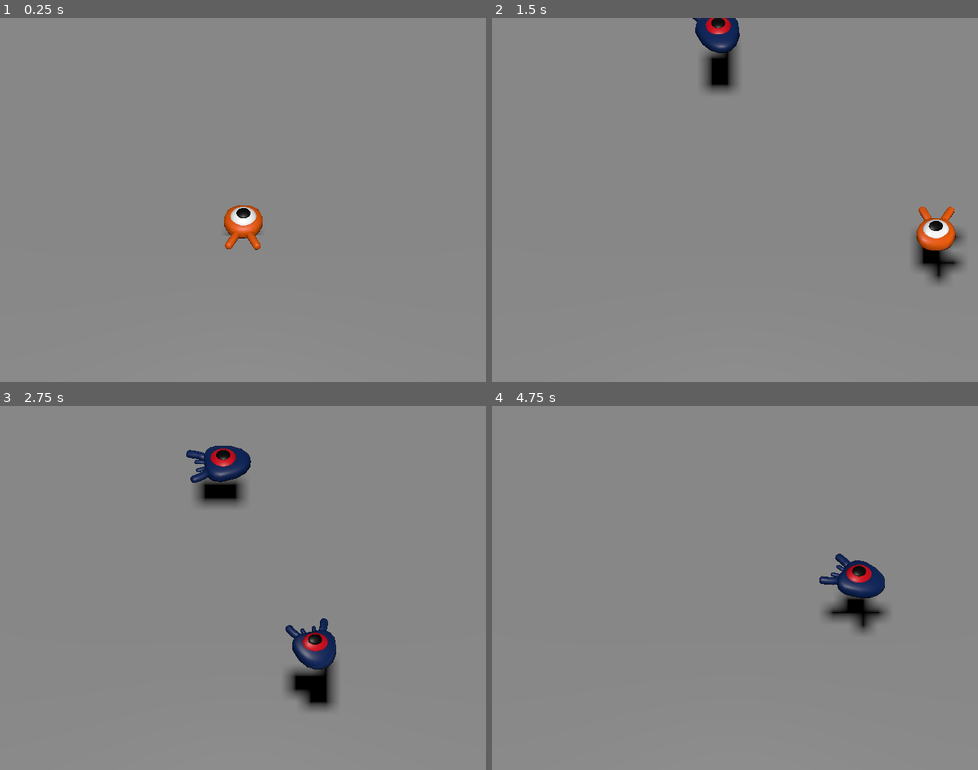
Above: before the commit, frames 1-4 (two rows, left to right).
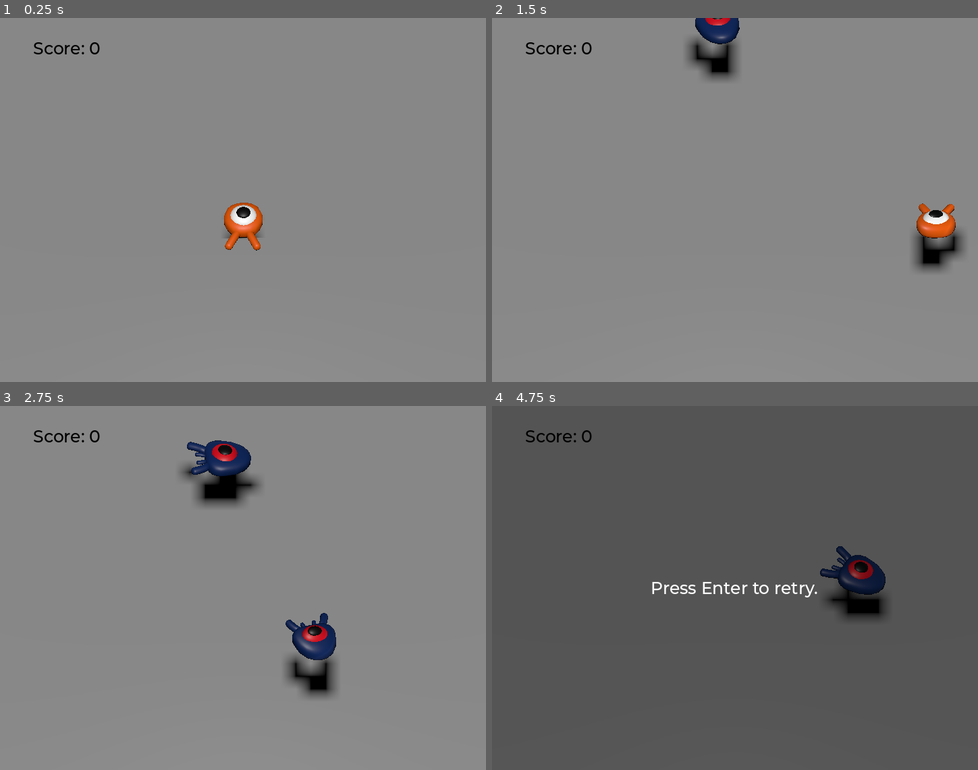
Above: after the commit, the same moments.

Repository: watahikiyoshihiro/squash_the_creeps
Game: Godot game, scene res://main.tscn
The game is run twice, just before and just after one commit, with the same random seed, the same clock (stepped at 60 frames per second) and the same inputs.
Inputs:
- Up to frame 1 (0.25 s): no input
- Up to frame 2 (1.5 s): tap Enter (ui_accept) at 0.5 s; hold Right (move_right) 0.53-1.28 s; hold Enter (ui_accept) 0.53-1.28 s; tap Space (jump) at 0.77, 0.8, 1.07, 1.35 s; hold Down (move_back) from 1.28 s (still down)
- Up to frame 3 (2.75 s): tap Space (jump) at 1.52, 1.82, 2.3 s; tap Enter (ui_accept) at 1.55 s; release Down (move_back) at 2.03 s; hold Right (move_right) from 2.03 s (still down); hold Enter (ui_accept) from 2.03 s (still down)
- Up to frame 4 (4.75 s): release Right (move_right) at 2.78 s; release Enter (ui_accept) at 2.78 s; hold Up (move_forward) 2.78-3.53 s; tap Enter (ui_accept) at 2.85, 4.35 s; tap Space (jump) at 3.02, 3.32, 3.6, 3.77, 4.07, 4.52 s; hold Left (move_left) from 3.53 s (still down)

The runs differ from the first frame. In frame 1, 0.3% of the frame differs, in the area x 6-55%, y 6-64%; in frame 2, 2.5%; in frame 3, 2.8%; in frame 4, 99%, in the area x 0-100%, y 0-100%.

Commit message:
Character animation

Diff:
--- a/Mob.gd
+++ b/Mob.gd
@@ -23,6 +23,7 @@
 	# so that it doesn't move directly towards the player.
 	rotate_y(randf_range(-PI / 4, PI / 4))
 
+
 # We calculate a random speed (integer)
 	var random_speed = randi_range(min_speed, max_speed)
 	# We calculate a forward velocity that represents the speed.
@@ -30,6 +31,7 @@
 	# We then rotate the velocity vector based on the mob's Y rotation
 	# in order to move in the direction the mob is looking.
 	velocity = velocity.rotated(Vector3.UP, rotation.y)
+	$AnimationPlayer.speed_scale = random_speed / min_speed
 
 
 
--- /dev/null
+++ b/ScoreLabel.gd
@@ -0,0 +1,7 @@
+extends Label
+
+var score = 0
+
+func _on_mob_squashed():
+	score += 1
+	text = "Score: %s" % score
--- a/main.gd
+++ b/main.gd
@@ -18,8 +18,18 @@
 	# Spawn the mob by adding it to the Main scene.
 	add_child(mob)
 
-
+	# We connect the mob to the score label to update the score upon squashing one.
+	mob.squashed.connect($UserInterface/ScoreLabel._on_mob_squashed.bind())
 
 
 func _on_player_hit():
 	$MobTimer.stop()
+	$UserInterface/Retry.show()
+
+func _ready():
+	$UserInterface/Retry.hide()
+
+func _unhandled_input(event):
+	if event.is_action_pressed("ui_accept") and $UserInterface/Retry.visible:
+		# This restarts the current scene.
+		get_tree().reload_current_scene()
--- a/main.tscn
+++ b/main.tscn
@@ -1,8 +1,10 @@
-[gd_scene load_steps=9 format=3 uid="uid://rccvsba7ibcn"]
+[gd_scene load_steps=12 format=3 uid="uid://rccvsba7ibcn"]
 
 [ext_resource type="PackedScene" uid="uid://bwa1uxfh5fi6" path="res://player.tscn" id="1_4al2e"]
 [ext_resource type="Script" path="res://main.gd" id="1_l5hed"]
 [ext_resource type="PackedScene" uid="uid://08vpuu46ny0p" path="res://mob.tscn" id="2_21cq2"]
+[ext_resource type="FontFile" uid="uid://bk71prpb4py7e" path="res://fonts/Montserrat-Medium.ttf" id="4_73st5"]
+[ext_resource type="Script" path="res://ScoreLabel.gd" id="5_aw4w5"]
 
 [sub_resource type="BoxShape3D" id="BoxShape3D_xfo3d"]
 size = Vector3(60, 2, 60)
@@ -22,6 +24,10 @@
 "tilts": PackedFloat32Array(0, 0, 0, 0, 0)
 }
 point_count = 5
+
+[sub_resource type="Theme" id="Theme_nmqrn"]
+default_font = ExtResource("4_73st5")
+default_font_size = 25
 
 [node name="Main" type="Node"]
 script = ExtResource("1_l5hed")
@@ -81,5 +87,48 @@
 wait_time = 0.5
 autostart = true
 
+[node name="UserInterface" type="Control" parent="."]
+layout_mode = 3
+anchors_preset = 15
+anchor_right = 1.0
+anchor_bottom = 1.0
+grow_horizontal = 2
+grow_vertical = 2
+theme = SubResource("Theme_nmqrn")
+
+[node name="ScoreLabel" type="Label" parent="UserInterface"]
+layout_mode = 0
+offset_left = 49.0
+offset_top = 29.0
+offset_right = 110.0
+offset_bottom = 52.0
+theme_override_colors/font_color = Color(0, 0, 0, 1)
+text = "Score: 0"
+script = ExtResource("5_aw4w5")
+
+[node name="Retry" type="ColorRect" parent="UserInterface"]
+layout_mode = 1
+anchors_preset = 15
+anchor_right = 1.0
+anchor_bottom = 1.0
+grow_horizontal = 2
+grow_vertical = 2
+color = Color(0, 0, 0, 0.376471)
+
+[node name="Label" type="Label" parent="UserInterface/Retry"]
+layout_mode = 1
+anchors_preset = 8
+anchor_left = 0.5
+anchor_top = 0.5
+anchor_right = 0.5
+anchor_bottom = 0.5
+offset_left = -125.0
+offset_top = -16.0
+offset_right = 125.0
+offset_bottom = 16.0
+grow_horizontal = 2
+grow_vertical = 2
+text = "Press Enter to retry."
+
 [connection signal="hit" from="Player" to="." method="_on_player_hit"]
 [connection signal="timeout" from="MobTimer" to="." method="_on_timer_timeout"]
--- a/mob.tscn
+++ b/mob.tscn
@@ -1,10 +1,45 @@
-[gd_scene load_steps=4 format=3 uid="uid://08vpuu46ny0p"]
+[gd_scene load_steps=6 format=3 uid="uid://08vpuu46ny0p"]
 
 [ext_resource type="Script" path="res://Mob.gd" id="1_r80ef"]
 [ext_resource type="PackedScene" uid="uid://du8a5lf82tgnj" path="res://art/mob.glb" id="2_84lim"]
 
 [sub_resource type="BoxShape3D" id="BoxShape3D_yvi58"]
 size = Vector3(2, 2, 2)
+
+[sub_resource type="Animation" id="Animation_mvvdj"]
+resource_name = "float"
+length = 1.2
+loop_mode = 1
+step = 0.1
+tracks/0/type = "value"
+tracks/0/imported = false
+tracks/0/enabled = true
+tracks/0/path = NodePath("Pivot/Character:position")
+tracks/0/interp = 1
+tracks/0/loop_wrap = true
+tracks/0/keys = {
+"times": PackedFloat32Array(0.3, 0.7, 1.2),
+"transitions": PackedFloat32Array(0.406127, 0.406126, 2.14355),
+"update": 0,
+"values": [Vector3(0, 0, 0), Vector3(0, 0.65, 0), Vector3(0, 0.35, 0)]
+}
+tracks/1/type = "value"
+tracks/1/imported = false
+tracks/1/enabled = true
+tracks/1/path = NodePath("Pivot/Character:rotation")
+tracks/1/interp = 1
+tracks/1/loop_wrap = true
+tracks/1/keys = {
+"times": PackedFloat32Array(0.1, 0.5, 1.2),
+"transitions": PackedFloat32Array(0.406127, 0.406126, 2.14355),
+"update": 0,
+"values": [Vector3(0, 0, 0), Vector3(0.139626, 0, 0), Vector3(-0.15708, 0, 0)]
+}
+
+[sub_resource type="AnimationLibrary" id="AnimationLibrary_n1csm"]
+_data = {
+"float": SubResource("Animation_mvvdj")
+}
 
 [node name="Mob" type="CharacterBody3D" groups=["mob"]]
 collision_layer = 2
@@ -13,7 +48,8 @@
 
 [node name="Pivot" type="Node3D" parent="."]
 
-[node name="mob" parent="Pivot" instance=ExtResource("2_84lim")]
+[node name="Character" parent="Pivot" instance=ExtResource("2_84lim")]
+transform = Transform3D(1, 0, 0, 0, 0.987688, 0.156434, 0, -0.156434, 0.987688, 0, 0.35, 0)
 
 [node name="CollisionShape3D" type="CollisionShape3D" parent="."]
 shape = SubResource("BoxShape3D_yvi58")
@@ -21,4 +57,10 @@
 [node name="VisibleOnScreenNotifier3D" type="VisibleOnScreenNotifier3D" parent="."]
 aabb = AABB(-1.23379, -1, -1.8753, 2.46757, 2, 3.75059)
 
+[node name="AnimationPlayer" type="AnimationPlayer" parent="."]
+libraries = {
+"": SubResource("AnimationLibrary_n1csm")
+}
+autoplay = "float"
+
 [connection signal="screen_exited" from="VisibleOnScreenNotifier3D" to="." method="_on_visible_on_screen_notifier_3d_screen_exited"]
--- /dev/null
+++ b/music_player.tscn
@@ -0,0 +1,7 @@
+[gd_scene load_steps=2 format=3 uid="uid://b8ptlu48d08of"]
+
+[ext_resource type="AudioStream" uid="uid://cn6ii5yb3kbuv" path="res://art/20240817.ogg" id="1_i1vaf"]
+
+[node name="MusicPlayer" type="AudioStreamPlayer"]
+stream = ExtResource("1_i1vaf")
+autoplay = true
--- a/player.gd
+++ b/player.gd
@@ -36,6 +36,9 @@
 		direction = direction.normalized()
 		# Setting the basis property will affect the rotation of the node.
 		$Pivot.basis = Basis.looking_at(direction)
+		$AnimationPlayer.speed_scale = 4
+	else:
+		$AnimationPlayer.speed_scale = 1
 
 	# Ground Velocity
 	target_velocity.x = direction.x * speed
@@ -48,6 +51,7 @@
 	# Moving the Character
 	velocity = target_velocity
 	move_and_slide()
+	$Pivot.rotation.x = PI / 6 * velocity.y / jump_impulse
 
 	# Jumping.
 	if is_on_floor() and Input.is_action_just_pressed("jump"):
--- a/player.tscn
+++ b/player.tscn
@@ -9,6 +9,69 @@
 [sub_resource type="CylinderShape3D" id="CylinderShape3D_n4yuv"]
 height = 0.2
 radius = 1.0
+
+[sub_resource type="Animation" id="Animation_2gpoj"]
+resource_name = "float"
+length = 1.2
+loop_mode = 1
+step = 0.1
+tracks/0/type = "value"
+tracks/0/imported = false
+tracks/0/enabled = true
+tracks/0/path = NodePath("Pivot/Character:position")
+tracks/0/interp = 1
+tracks/0/loop_wrap = true
+tracks/0/keys = {
+"times": PackedFloat32Array(0.3, 0.7, 1.2),
+"transitions": PackedFloat32Array(0.406127, 0.406126, 2.14355),
+"update": 0,
+"values": [Vector3(0, 0, 0), Vector3(0, 0.65, 0), Vector3(0, 0.35, 0)]
+}
+tracks/1/type = "value"
+tracks/1/imported = false
+tracks/1/enabled = true
+tracks/1/path = NodePath("Pivot/Character:rotation")
+tracks/1/interp = 1
+tracks/1/loop_wrap = true
+tracks/1/keys = {
+"times": PackedFloat32Array(0.1, 0.5, 1.2),
+"transitions": PackedFloat32Array(0.406127, 0.406126, 2.14355),
+"update": 0,
+"values": [Vector3(0, 0, 0), Vector3(0.139626, 0, 0), Vector3(-0.15708, 0, 0)]
+}
+
+[sub_resource type="Animation" id="Animation_6eoe1"]
+length = 0.001
+tracks/0/type = "value"
+tracks/0/imported = false
+tracks/0/enabled = true
+tracks/0/path = NodePath("Pivot/Character:position")
+tracks/0/interp = 1
+tracks/0/loop_wrap = true
+tracks/0/keys = {
+"times": PackedFloat32Array(0),
+"transitions": PackedFloat32Array(1),
+"update": 0,
+"values": [Vector3(0, 0, 0)]
+}
+tracks/1/type = "value"
+tracks/1/imported = false
+tracks/1/enabled = true
+tracks/1/path = NodePath("Pivot/Character:rotation")
+tracks/1/interp = 1
+tracks/1/loop_wrap = true
+tracks/1/keys = {
+"times": PackedFloat32Array(0),
+"transitions": PackedFloat32Array(1),
+"update": 0,
+"values": [Vector3(0, 0, 0)]
+}
+
+[sub_resource type="AnimationLibrary" id="AnimationLibrary_ox0vm"]
+_data = {
+"RESET": SubResource("Animation_6eoe1"),
+"float": SubResource("Animation_2gpoj")
+}
 
 [node name="Player" type="CharacterBody3D"]
 collision_mask = 6
@@ -31,4 +94,10 @@
 transform = Transform3D(1, 0, 0, 0, 1, 0, 0, 0, 1, 2.08165e-12, 0.4, 2.08165e-12)
 shape = SubResource("CylinderShape3D_n4yuv")
 
+[node name="AnimationPlayer" type="AnimationPlayer" parent="."]
+libraries = {
+"": SubResource("AnimationLibrary_ox0vm")
+}
+autoplay = "float"
+
 [connection signal="body_entered" from="MobDetector" to="." method="_on_mob_detector_body_entered"]
--- a/project.godot
+++ b/project.godot
@@ -12,8 +12,12 @@
 
 config/name="Squash the Creeps (3D)"
 run/main_scene="res://main.tscn"
-config/features=PackedStringArray("4.2")
+config/features=PackedStringArray("4.3")
 config/icon="res://icon.png"
+
+[autoload]
+
+MusicPlayer="*res://music_player.tscn"
 
 [display]
 
@@ -24,35 +28,35 @@
 
 move_left={
 "deadzone": 0.5,
-"events": [Object(InputEventKey,"resource_local_to_scene":fa …(175 unchanged characters)… ode":4194319,"key_label":0,"unicode":0,"echo":false,"script":null)
-, Object(InputEventKey,"resource_local_to_scene":false,"reso …(162 unchanged characters)… keycode":65,"key_label":0,"unicode":97,"echo":false,"script":null)
+"events": [Object(InputEventKey,"resource_local_to_scene":fa …(175 unchanged characters)… ode":4194319,"key_label":0,"unicode":0,"location":0,"echo":false,"script":null)
+, Object(InputEventKey,"resource_local_to_scene":false,"reso …(162 unchanged characters)… keycode":65,"key_label":0,"unicode":97,"location":0,"echo":false,"script":null)
 , null, Object(InputEventJoypadMotion,"resource_local_to_scene":false,"resource_name":"","device":-1,"axis":0,"axis_value":-1.0,"script":null)
 ]
 }
 move_right={
 "deadzone": 0.5,
-"events": [Object(InputEventKey,"resource_local_to_scene":fa …(175 unchanged characters)… ode":4194321,"key_label":0,"unicode":0,"echo":false,"script":null)
-, Object(InputEventKey,"resource_local_to_scene":false,"reso …(163 unchanged characters)… eycode":68,"key_label":0,"unicode":100,"echo":false,"script":null)
+"events": [Object(InputEventKey,"resource_local_to_scene":fa …(175 unchanged characters)… ode":4194321,"key_label":0,"unicode":0,"location":0,"echo":false,"script":null)
+, Object(InputEventKey,"resource_local_to_scene":false,"reso …(163 unchanged characters)… eycode":68,"key_label":0,"unicode":100,"location":0,"echo":false,"script":null)
 , Object(InputEventJoypadMotion,"resource_local_to_scene":false,"resource_name":"","device":-1,"axis":0,"axis_value":1.0,"script":null)
 ]
 }
 move_forward={
 "deadzone": 0.5,
-"events": [Object(InputEventKey,"resource_local_to_scene":fa …(175 unchanged characters)… ode":4194320,"key_label":0,"unicode":0,"echo":false,"script":null)
-, Object(InputEventKey,"resource_local_to_scene":false,"reso …(163 unchanged characters)… eycode":87,"key_label":0,"unicode":119,"echo":false,"script":null)
+"events": [Object(InputEventKey,"resource_local_to_scene":fa …(175 unchanged characters)… ode":4194320,"key_label":0,"unicode":0,"location":0,"echo":false,"script":null)
+, Object(InputEventKey,"resource_local_to_scene":false,"reso …(163 unchanged characters)… eycode":87,"key_label":0,"unicode":119,"location":0,"echo":false,"script":null)
 , Object(InputEventJoypadMotion,"resource_local_to_scene":false,"resource_name":"","device":-1,"axis":1,"axis_value":-1.0,"script":null)
 ]
 }
 move_back={
 "deadzone": 0.5,
-"events": [Object(InputEventKey,"resource_local_to_scene":fa …(175 unchanged characters)… ode":4194322,"key_label":0,"unicode":0,"echo":false,"script":null)
-, Object(InputEventKey,"resource_local_to_scene":false,"reso …(163 unchanged characters)… eycode":83,"key_label":0,"unicode":115,"echo":false,"script":null)
+"events": [Object(InputEventKey,"resource_local_to_scene":fa …(175 unchanged characters)… ode":4194322,"key_label":0,"unicode":0,"location":0,"echo":false,"script":null)
+, Object(InputEventKey,"resource_local_to_scene":false,"reso …(163 unchanged characters)… eycode":83,"key_label":0,"unicode":115,"location":0,"echo":false,"script":null)
 , Object(InputEventJoypadMotion,"resource_local_to_scene":false,"resource_name":"","device":-1,"axis":1,"axis_value":1.0,"script":null)
 ]
 }
 jump={
 "deadzone": 0.5,
-"events": [Object(InputEventKey,"resource_local_to_scene":fa …(171 unchanged characters)… keycode":32,"key_label":0,"unicode":32,"echo":false,"script":null)
+"events": [Object(InputEventKey,"resource_local_to_scene":fa …(171 unchanged characters)… keycode":32,"key_label":0,"unicode":32,"location":0,"echo":false,"script":null)
 , Object(InputEventJoypadButton,"resource_local_to_scene":false,"resource_name":"","device":-1,"button_index":0,"pressure":0.0,"pressed":false,"script":null)
 ]
 }
Not shown, added: art/20240817.ogg.import
Not shown: 1 places in player.tscn that only renumber resources
Not shown, added: art/20240817.ogg
